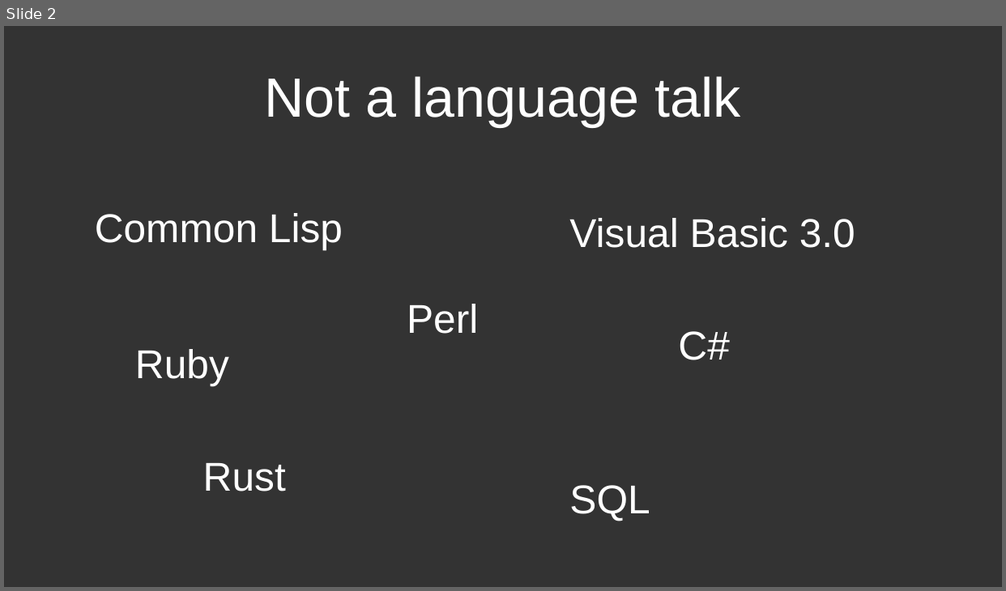
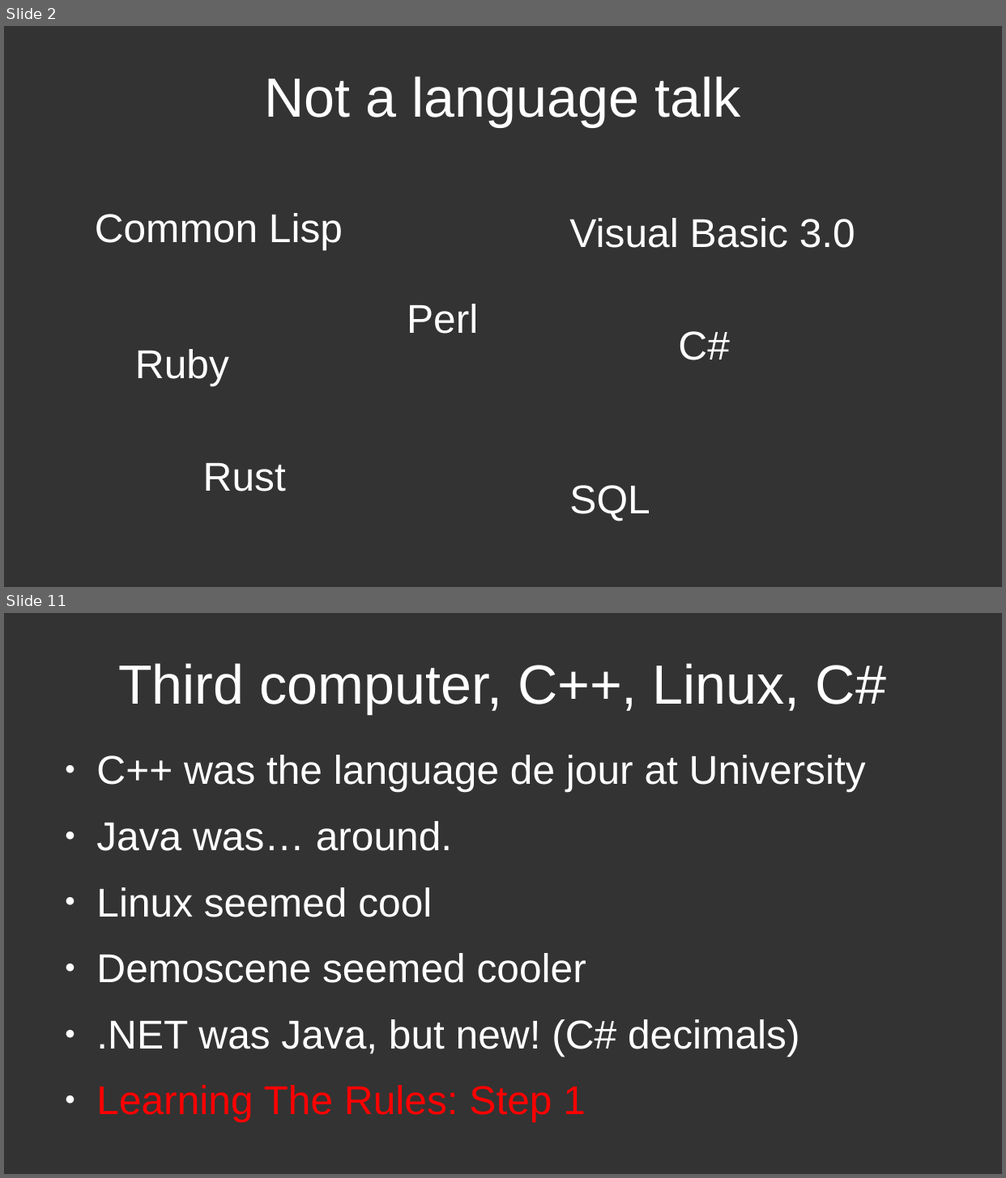
Before and after one commit to deobald/talks, a slide deck: 2024-03-23-inclojure-keynote/talk.odp. Shown one above the other, each under a label of ours: slide 2 before the commit, slides 2 and 11 after it; the slides between them are not shown. The pictures are 1006x591 and 1006x1178 pixels, drawn with LibreOffice and Linux fonts; fonts in the diff are those of the drawing. Boxes give left, top, right and bottom in pixels: in the first picture for what was removed or moved away, otherwise in the second. Text is boxed around its words. In the diff, an @@ line names an element or a change of style, - is before the commit and + after.

```diff
--- a/2024-03-23-inclojure-keynote/talk.odp
+++ b/2024-03-23-inclojure-keynote/talk.odp
@@ slide 11 added at <box>4,613,1002,1174</box>, background #333333 @@
@@ title added at <box>118,663,886,714</box>, 44 pt, text #FFFFFF @@
+Third computer, C++, Linux, C#
@@ text added at <box>96,755,866,1122</box>, 32 pt, text #FFFFFF @@
+● C++ was the language de jour at University
+● Java was… around.
+● Linux seemed cool
+● Demoscene seemed cooler
+● .NET was Java, but new! (C# decimals)
+● Learning The Rules: Step 1
```
Also in this commit, not shown: 15 other slides added, 8 other files.
